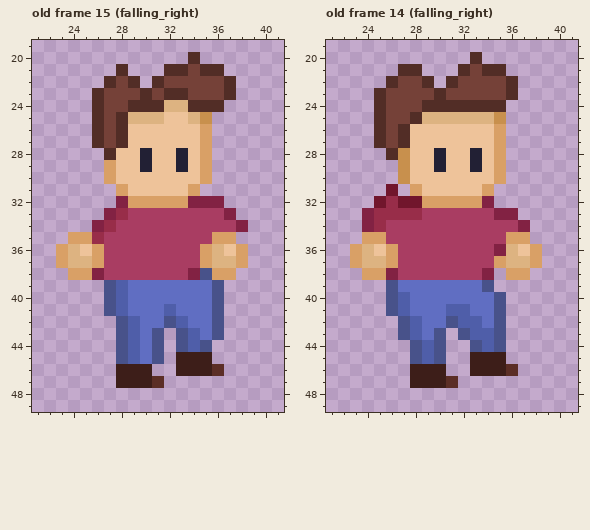
File history of a pixel-art file, project-files/bobby.aseprite. The picture above was drawn from the file before the commit.
64x64 pixels, 26 frames. Colours within 5 levels of each other are drawn and written as one. Shown: old frame 15 (falling_right): x 21..41, y 19..49; old frame 14 (falling_right): x 21..41, y 19..49. The commit also changed other frames, which this record leaves out.
Now the later version:
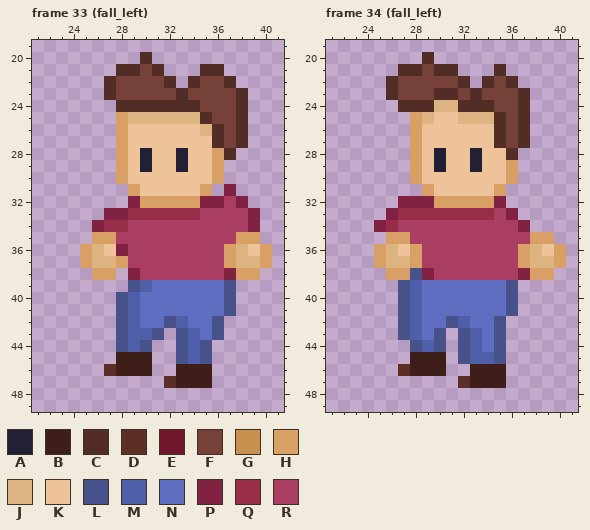
Palette (. is transparent): A #222034  B #3d1e19  C #522d26  D #5b2e26  E #71162c  F #754138  G #c8904d  H #d9a066  J #ddb381  K #eec39a  L #48528a  M #4f5ea9  N #606ec2  P #822243  Q #982d49  R #a93d62
A new or re-ordered frame is compared with the old frame closest to it.
Edits made:
frames 26 -> 36
Frame 33 (fall_left) is new; against old frame 15 (falling_right):
y 20: x 30 . -> C; x 34 C -> .
y 21: x 29..34 ...CCF -> CFC...
y 22: x 29..34 C.CFFF -> FFFC.C
y 23: x 26..27 CF -> .C; x 30 C -> F; x 32 C -> F; x 37..38 C. -> FC
y 24: x 26..28 CFF -> ..C; x 32..33 JJ -> CC; x 35..38 CC.. -> FFFC
y 25: x 26..28 CFC -> ..H; x 32..33 KK -> JJ; x 35..38 G... -> CFFC
y 26: x 26..28 CFC -> ..H; x 35..38 H... -> JCFC
y 27: x 26..28 CFC -> ..H; x 35..38 H... -> KCFC
y 28: x 27..28 CK -> .H; x 35..37 H.. -> KHC
y 29..30: x 27..28 HK -> .H; x 35..36 H. -> KH
y 31: x 28..29 HK -> .H; x 34..35 H. -> KH; x 37 . -> P
y 32: x 28..29 PH -> .P; x 34 P -> H; x 37..38 .. -> RP
y 33: x 28..34 QRRRRRR -> PQQQQQQ; x 37..39 P.. -> RRP
y 34: x 28 R -> Q; x 38..39 P. -> RP
y 35: x 24..27 HHQR -> ..HH; x 36..39 HH.. -> RRHH
y 36: x 23..28 HJKHRR -> ..HJKP; x 35..40 HJKH.. -> RRHJKH
y 37: x 23..28 HJJHRR -> ..HJJH; x 35..40 HJJH.. -> RRHJJH
y 38: x 24..29 HHPRRR -> ..HH.P; x 34..39 PLHH.. -> RRRPHH
y 39: x 27..30 LMNN -> ..LM; x 36..37 L. -> NL
y 40: x 27..29 LMN -> .LM; x 36..37 L. -> NL
y 41: x 27..29 LMN -> .LM; x 32 M -> N; x 36..37 L. -> NL
y 43: x 30 N -> M
y 44: x 30..31 NL -> L.
y 45: x 28..31 LMNL -> BBB.; x 33..35 BBB -> LML
y 46: x 27 . -> D; x 36 D -> .
y 47: x 28..35 BBBD.... -> ....DBBB
Frame 34 (fall_left) is new; against old frame 14 (falling_right):
y 20: x 29 . -> C; x 33 C -> .
y 21: x 29..34 ...CFC -> FCC...
y 22: x 29..34 C.CFFF -> FFFC.C
y 23: x 25..26 CF -> .C; x 31 F -> C; x 33 F -> C; x 36..37 C. -> FC
y 24: x 25..28 CFFF -> ..CC; x 30..31 CC -> JJ; x 35..37 C.. -> FFC
y 25: x 25..28 CFFC -> ...H; x 30..31 JJ -> KK; x 35..37 G.. -> CFC
y 26..27: x 25..28 CFCK -> ...H; x 35..37 H.. -> CFC
y 28: x 26..28 CGK -> ..H; x 35..36 H. -> KC
y 29..30: x 27..28 GK -> .H; x 35..36 H. -> KH
y 31: x 26 E -> .; x 28..29 HK -> .H; x 34..35 H. -> KH
y 32: x 25..29 EQEEH -> ..PPP; x 34..35 P. -> HP
y 33: x 24..26 PQQ -> ..P; x 29..35 RRRRRRP -> QQQQQQR
y 34: x 24..26 PQR -> .PQ
y 35: x 24..27 HHRR -> ..HH; x 36..39 HH.. -> RRHH
y 36: x 23..28 HJKHRR -> ..HJKH; x 35..40 PJKH.. -> RRHJKH
y 37: x 23..28 HJJHRR -> ..HJJH; x 35..40 HJJH.. -> RRHJJH
y 38: x 24..29 HHPRRR -> ..HHLP; x 34..39 P.HH.. -> RRRPHH
y 39: x 26..28 LNN -> .LM; x 34..36 L.. -> NNL
y 40: x 26..28 LMN -> .LM; x 35..36 L. -> NL
y 41: x 26..28 LMN -> .LM; x 31..32 MM -> NN; x 35..36 L. -> NL
y 42: x 33 M -> N
y 43: x 34 M -> N
y 44: x 32..34 .LM -> LMN
y 45: x 28..30 LML -> BBB; x 32..35 .BBB -> LMML
y 46: x 27 . -> D; x 36 D -> .
y 47: x 28..35 BBBD.... -> ....DBBB
Pixel boxes of the changes (left, top, right, bottom) in both pictures:
changed: (56, 52, 272, 388)
changed: (350, 52, 566, 388)
